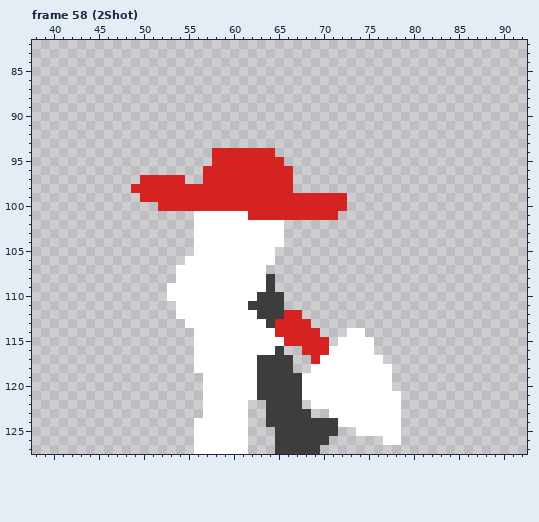
Pixel-art file: src/Unity/Fighters/Assets/Art/Sprites/Animations/bulletTrain.aseprite. This is how it looked before the edit.
128x128 pixels, 125 frames. Shown: frame 58 (2Shot): x 38..92, y 82..127. The commit also changed other frames, which this record leaves out.
Once edited:
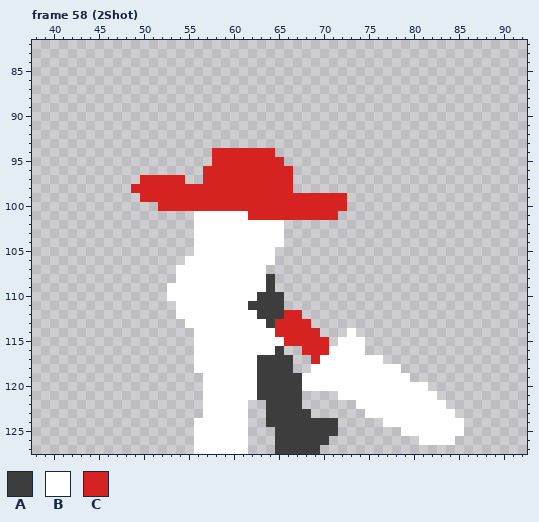
Palette (. is transparent): A #3d3d3d  B #ffffff  C #d72222
Commit: bullet train ammo display
Changes in this commit:
--- frame 58 (2Shot), layer "Layer 3"
@@ x 66..87 @@
 113 CCC...................
-114 CCCC...BB.............
-115 CCCCC.BBBB............
-116 ..CCCBBBBB............
+114 CCCC...B..............
+115 CCCCC.BBB.............
+116 ..CCCBBBB.............
 117 A..CBBBBBBB...........
-118 A..BBBBBBBBB..........
-119 AABBBBBBBBBB..........
-120 AABBBBBBBBBB..........
-121 AABBBBBBBBBBB.........
-122 AA.BBBBBBBBBB.........
-123 AAA..BBBBBBBB.........
-124 AAAAAABBBBBBB.........
-125 AAAAAA..BBBBB.........
-126 AAAAA......BB.........
+118 A..BBBBBBBBBB.........
+119 AABBBBBBBBBBBB........
+120 AABBBBBBBBBBBBBB......
+121 AA....BBBBBBBBBBB.....
+122 AA......BBBBBBBBBB....
+123 AAA......BBBBBBBBBB...
+124 AAAAAA.....BBBBBBBBB..
+125 AAAAAA.......BBBBBBB..
+126 AAAAA..........BBBB...
 127 AAAA..................
Boxes around the changes in both pictures, in picture pixels (x1, y1, x2, y2):
changed: (302, 328, 464, 445)
